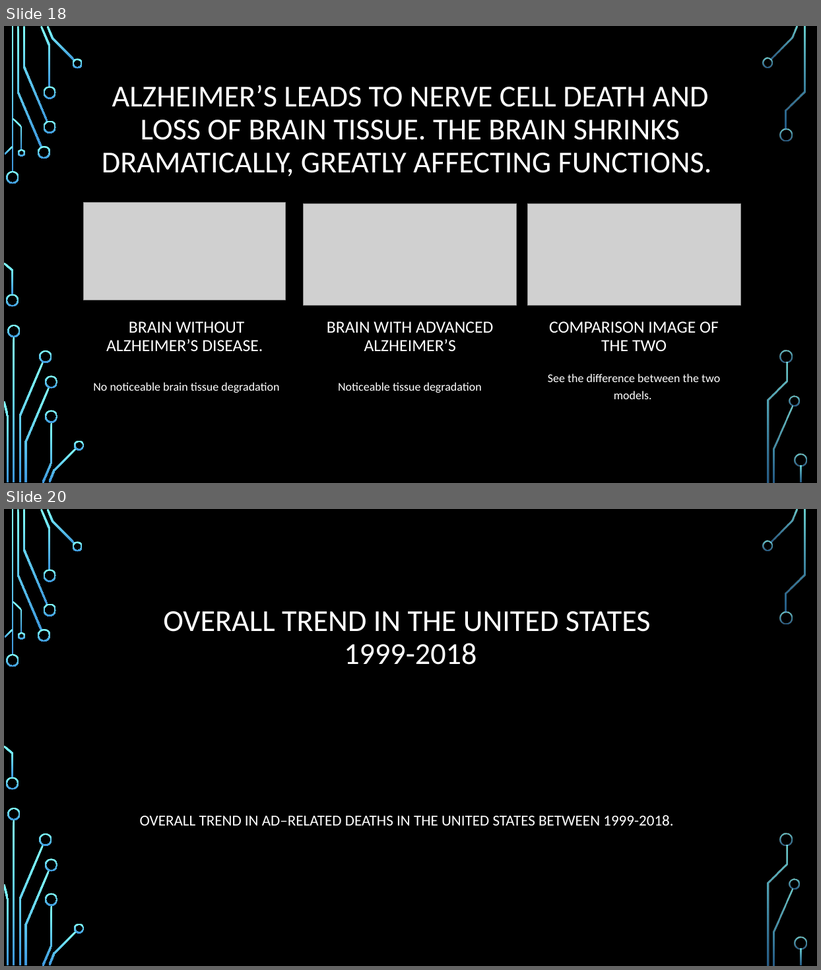
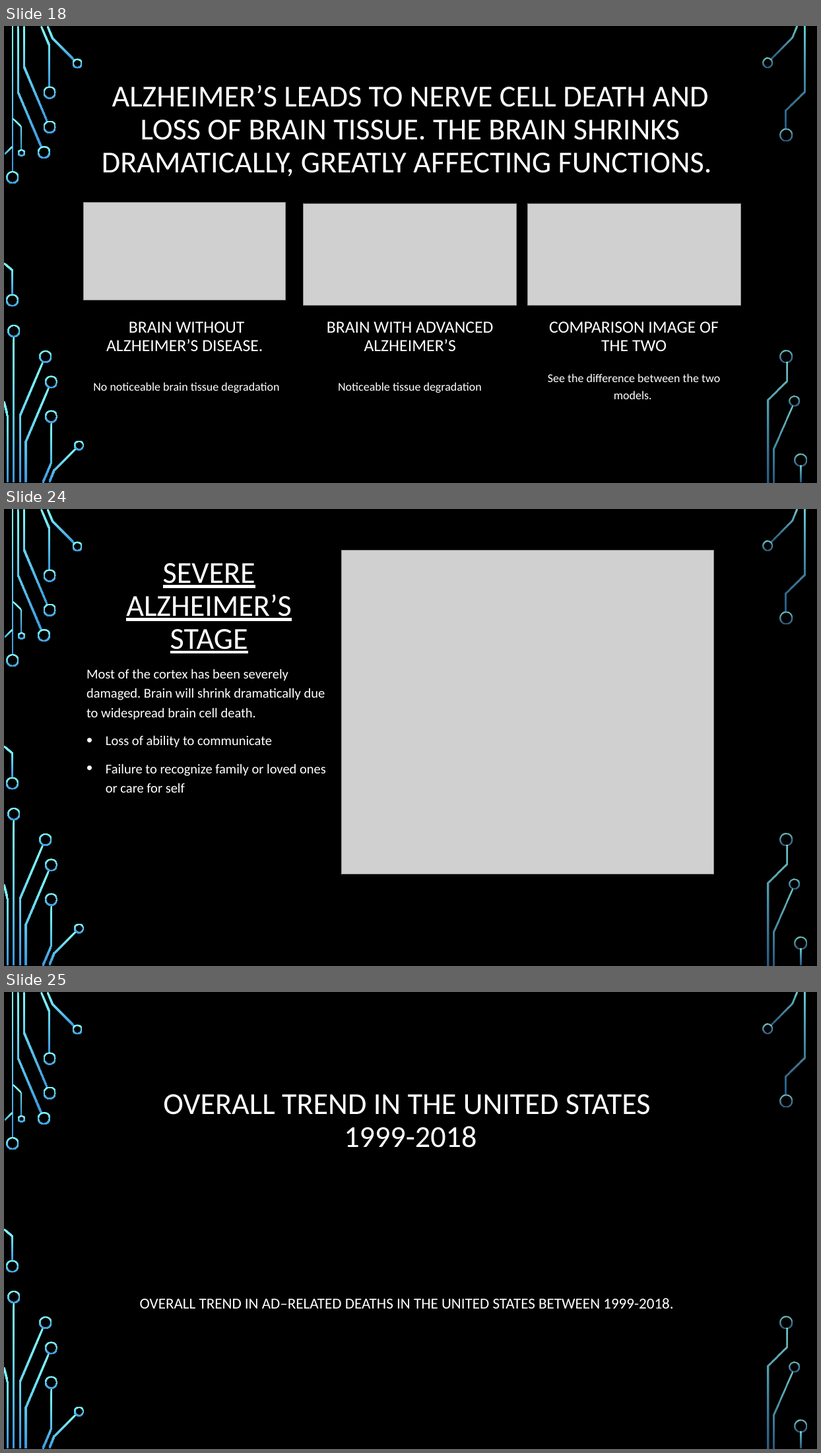
Before and after one commit to MrBardot/Trends-in-Alzheimers-Disease-Fatalities-in-the-United-States-and-Tennessee-from-1999-2018.-, a slide deck: Presentation/Alzheimer’s Disease Trends in the United States.pptx. Shown one above the other, each under a label of ours: slides 18 and 20 before the commit, slides 18, 24 and 25 after it; the slides between them are not shown. The pictures are 821x970 and 821x1453 pixels, drawn with LibreOffice and Linux fonts; fonts in the diff are those of the drawing; grey boxes stand for pictures; background and template pictures are left out. Boxes give left, top, right and bottom in pixels: in the first picture for what was removed or moved away, otherwise in the second. Text is boxed around its words. In the diff, an @@ line names an element or a change of style, - is before the commit and + after.

Commit message:
added final brain damage slides

```diff
--- a/Presentation/Alzheimer’s Disease Trends in the United States.pptx
+++ b/Presentation/Alzheimer’s Disease Trends in the United States.pptx
@@ slide 24 added at [4, 509, 817, 966], background picture (left out); not listed: 36 template elements that a slide beside it also shows @@
@@ title added at [126, 563, 291, 654], 36 pt, text #FFFFFF, underline @@
+SEVERE ALZHEIMER’S STAGE
@@ picture added at [341, 550, 714, 875] @@
@@ text added at [86, 669, 326, 793], 16 pt, text #FFFFFF @@
+Most of the cortex has been severely damaged. Brain will shrink dramatically due to widespread brain cell death.
+• Loss of ability to communicate
+• Failure to recognize family or loved ones or care for self
@@ what was slide 20 is now slide 25 @@
```
Also in this commit, not shown: 2 slides changed, 5 other slides added, 1 slide removed.
